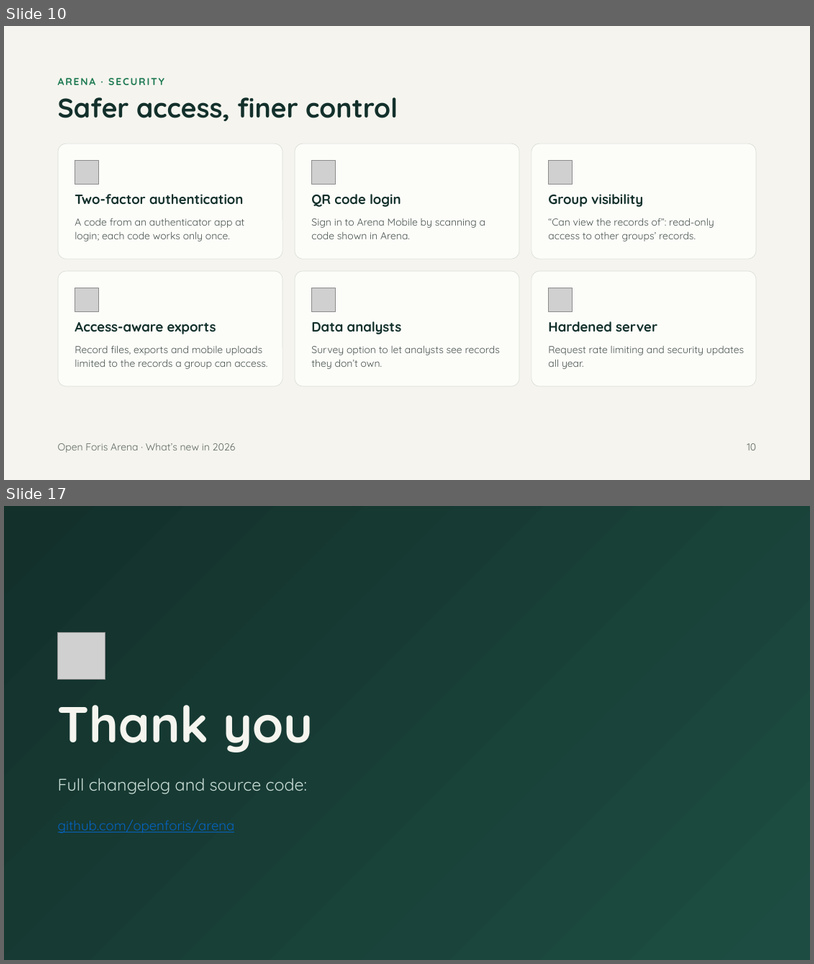
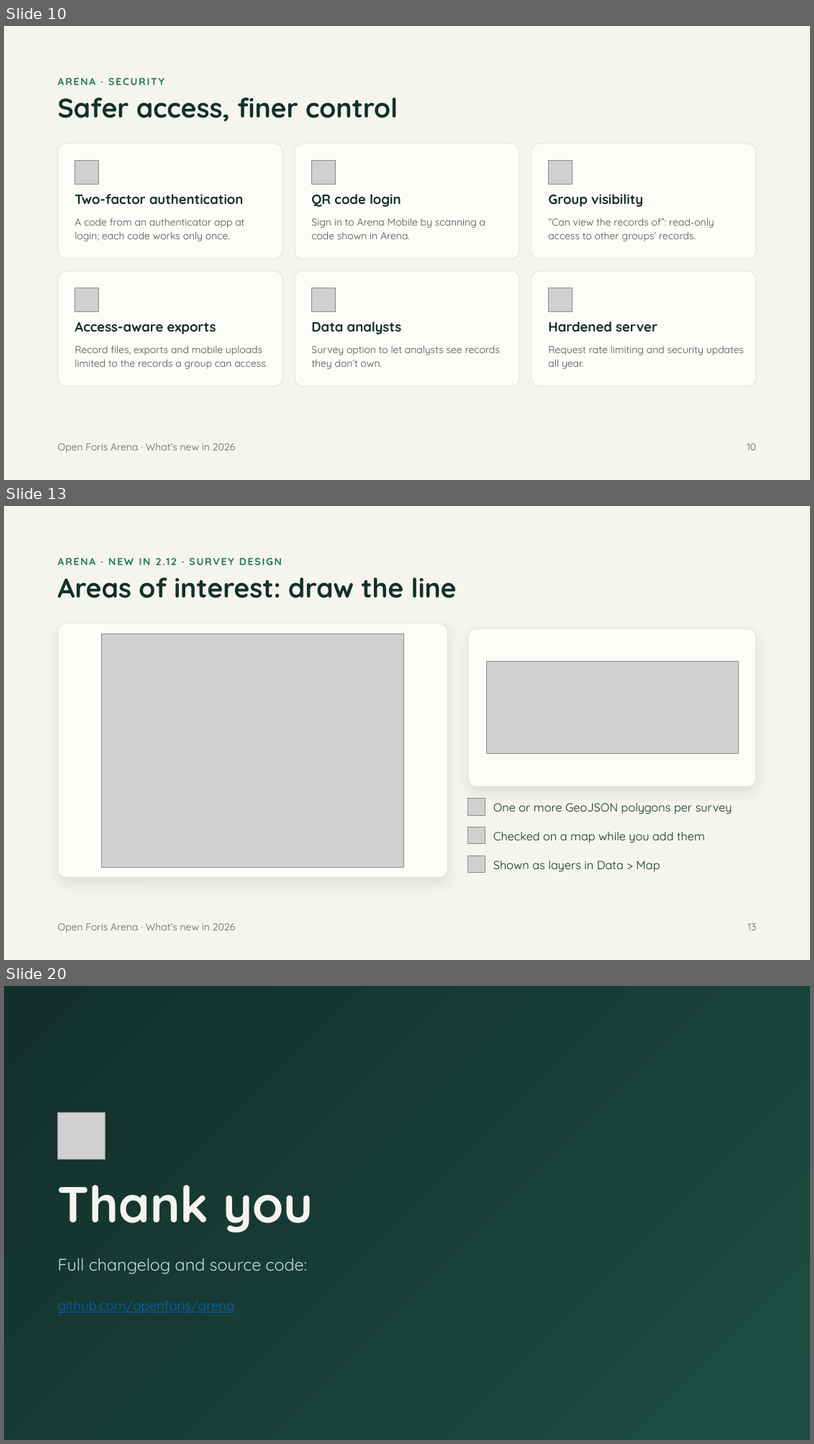
Before and after one commit to openforis/arena, a slide deck: docs/whats-new-2026/arena-whats-new-2026.pptx. Shown one above the other, each under a label of ours: slides 10 and 17 before the commit, slides 10, 13 and 20 after it; the slides between them are not shown. The pictures are 814x964 and 814x1444 pixels, drawn with LibreOffice and Linux fonts; fonts in the diff are those of the drawing; grey boxes stand for pictures. Boxes give left, top, right and bottom in pixels: in the first picture for what was removed or moved away, otherwise in the second. Text is boxed around its words. In the diff, an @@ line names an element or a change of style, - is before the commit and + after.

```diff
--- a/docs/whats-new-2026/arena-whats-new-2026.pptx
+++ b/docs/whats-new-2026/arena-whats-new-2026.pptx
@@ slide 13 added at <box>4,506,810,960</box>, background #F5F4EE @@
@@ text added at <box>58,558,282,565</box>, 12 pt, text #1E7A52, bold @@
+ARENA · NEW IN 2.12 · SURVEY DESIGN
@@ title added at <box>58,577,457,598</box>, 32 pt, text #13302B, bold @@
+Areas of interest: draw the line
@@ rounded rectangle added at <box>58,623,448,877</box>, fill #FCFCF9, outline #D6DCD4 0.5 pt @@
@@ picture added at <box>102,633,404,867</box> @@
@@ rounded rectangle added at <box>468,629,756,787</box>, fill #FCFCF9, outline #D6DCD4 0.5 pt @@
@@ picture added at <box>486,662,739,754</box> @@
@@ picture added at <box>468,798,486,815</box> @@
@@ text added at <box>494,803,733,814</box>, 14 pt, text #13302B @@
+One or more GeoJSON polygons per survey
@@ picture added at <box>468,826,486,844</box> @@
@@ text added at <box>494,831,705,843</box>, 14 pt, text #13302B @@
+Checked on a map while you add them
@@ picture added at <box>468,856,486,872</box> @@
@@ text added at <box>494,860,660,872</box>, 14 pt, text #13302B @@
+Shown as layers in Data > Map
@@ text added at <box>58,923,236,932</box>, 12 pt, text #5E6863 @@
+Open Foris Arena · What’s new in 2026
@@ text added at <box>748,923,756,930</box>, 12 pt, text #5E6863 @@
+13
@@ what was slide 17 is now slide 20 @@
```
Also in this commit, not shown: 7 slides changed, 2 other slides added, 1 other file.
